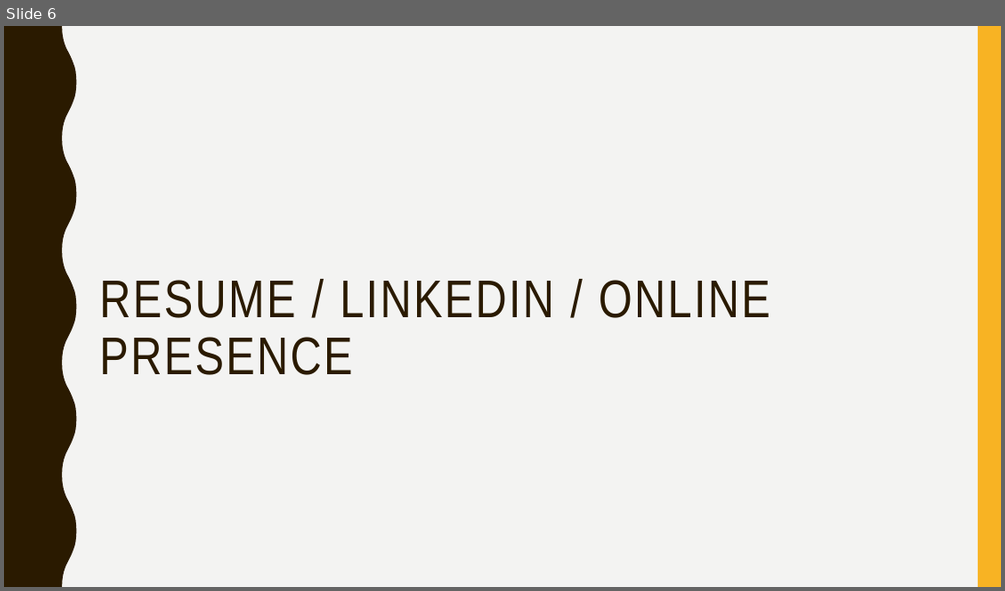
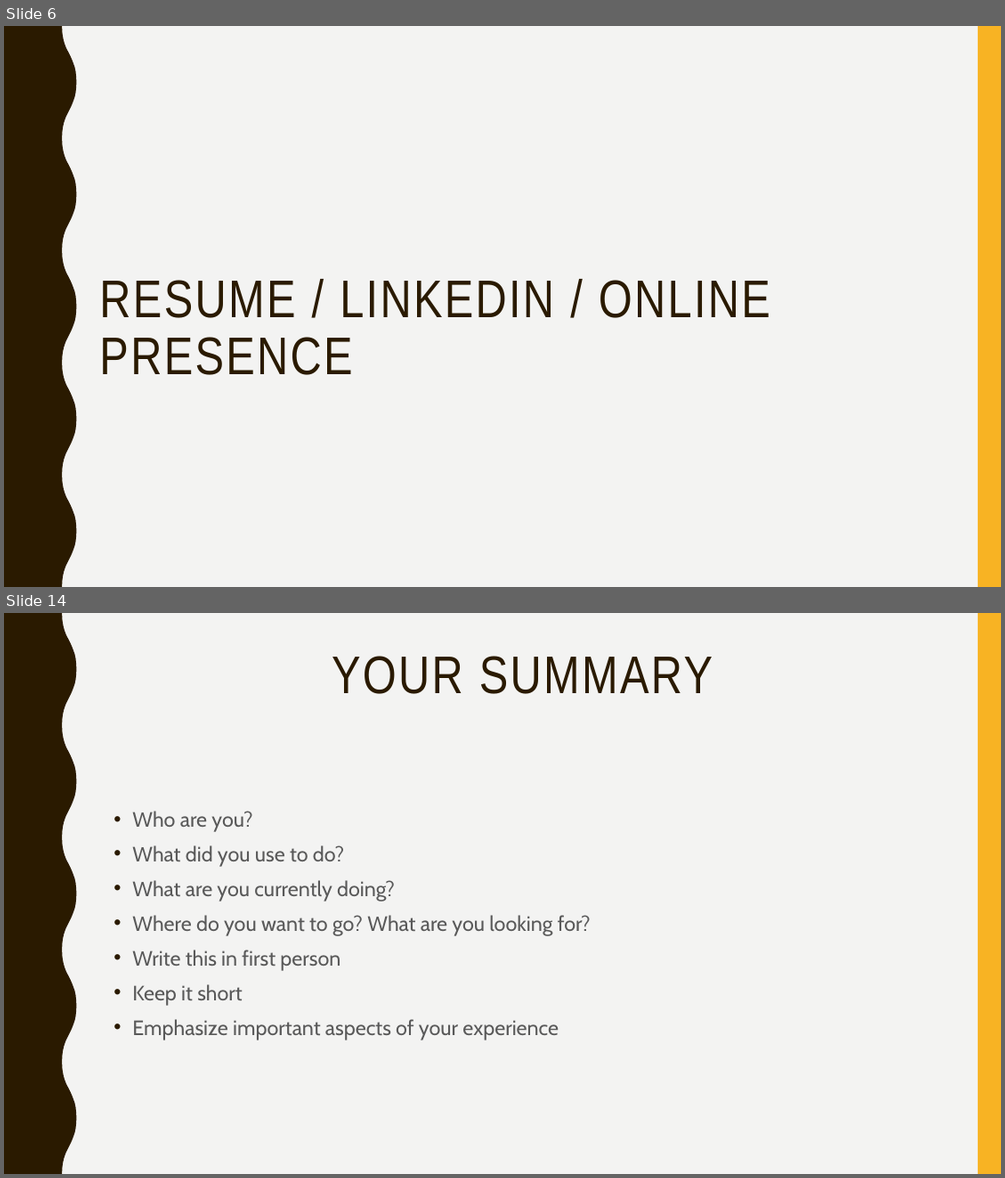
Before and after one commit to lakshmi-intechcode/jng_instr_folder, a slide deck: Job_Stuff/Jng_Job_Prezzie.pptx. Shown one above the other, each under a label of ours: slide 6 before the commit, slides 6 and 14 after it; the slides between them are not shown. The pictures are 1005x591 and 1005x1178 pixels, drawn with LibreOffice and Linux fonts; fonts in the diff are those of the drawing. Boxes give left, top, right and bottom in pixels: in the first picture for what was removed or moved away, otherwise in the second. Text is boxed around its words. In the diff, an @@ line names an element or a change of style, - is before the commit and + after.

```diff
--- a/Job_Stuff/Jng_Job_Prezzie.pptx
+++ b/Job_Stuff/Jng_Job_Prezzie.pptx
@@ slide 14 added at [4, 613, 1001, 1174], background #F3F3F2; not listed: 2 template elements that a slide beside it also shows @@
@@ title added at [332, 656, 712, 694], 51 pt, text #2A1A00 @@
+YOUR SUMMARY
@@ text added at [132, 811, 591, 1040], 20 pt, text #595959 @@
+• Who are you?
+• What did you use to do?
+• What are you currently doing?
+• Where do you want to go? What are you looking for?
+• Write this in first person
+• Keep it short
+• Emphasize important aspects of your experience
```
Also in this commit, not shown: 1 slide changed, 9 other slides added, 1 slide removed.
